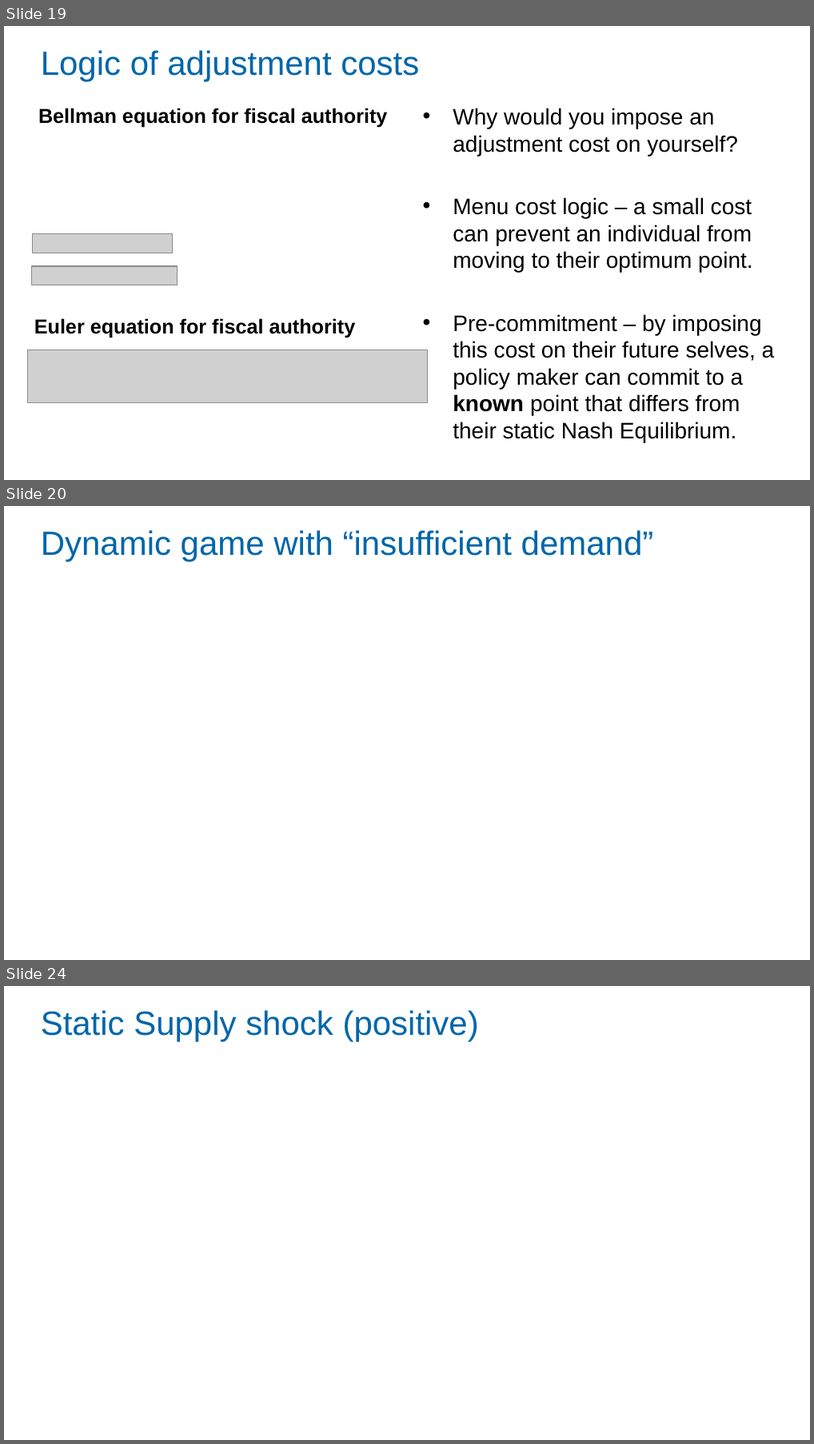
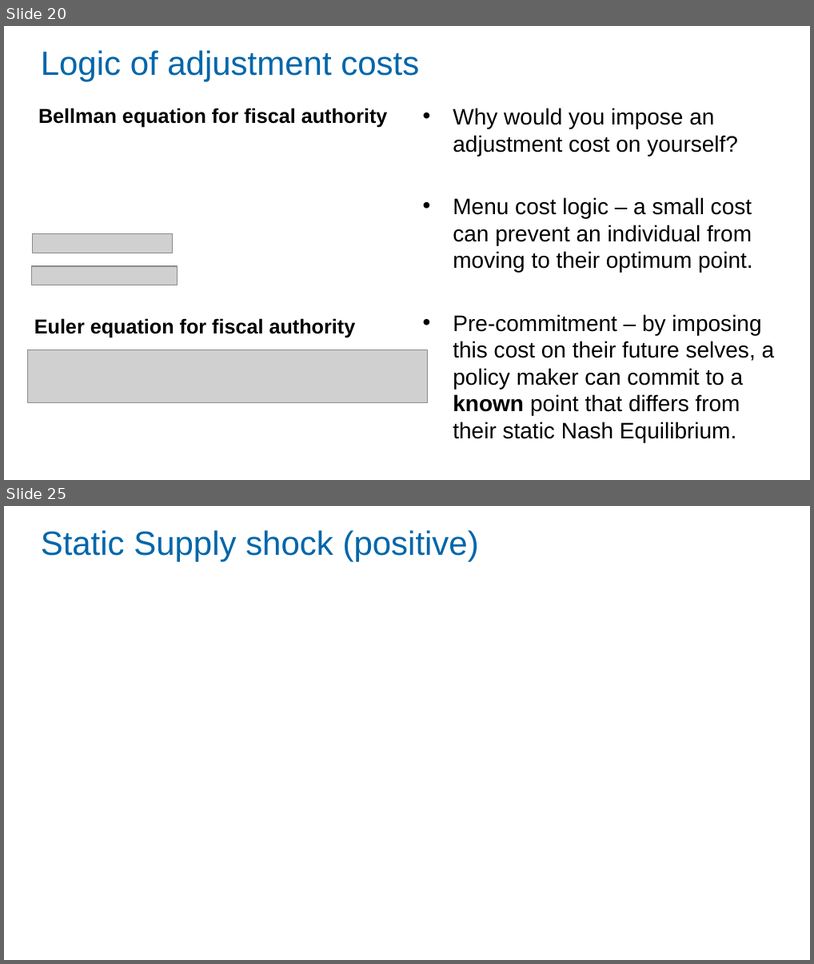
Before and after one commit to Zjub/TVHENZ, a slide deck: MF coordination/SI_game/RBA Coffee Monetary and Fiscal Policy Coordination.pptx. Shown one above the other, each under a label of ours: slides 19, 20 and 24 before the commit, slides 20 and 25 after it; the slides between them are not shown. The pictures are 814x1444 and 814x964 pixels, drawn with LibreOffice and Linux fonts; fonts in the diff are those of the drawing; grey boxes stand for pictures. Boxes give left, top, right and bottom in pixels: in the first picture for what was removed or moved away, otherwise in the second. Text is boxed around its words. In the diff, an @@ line names an element or a change of style, - is before the commit and + after.

```diff
--- a/MF coordination/SI_game/RBA Coffee Monetary and Fiscal Policy Coordination.pptx
+++ b/MF coordination/SI_game/RBA Coffee Monetary and Fiscal Policy Coordination.pptx
@@ slide 20 removed at <box>4,506,810,960</box>, background #FFFFFF @@
@@ title removed at <box>41,530,654,562</box> @@
-Dynamic game with “insufficient demand”
@@ what was slide 19 is now slide 20 @@
@@ what was slide 24 is now slide 25 @@
```
Also in this commit, not shown: 15 slides changed, 4 slides added, 7 other files.
